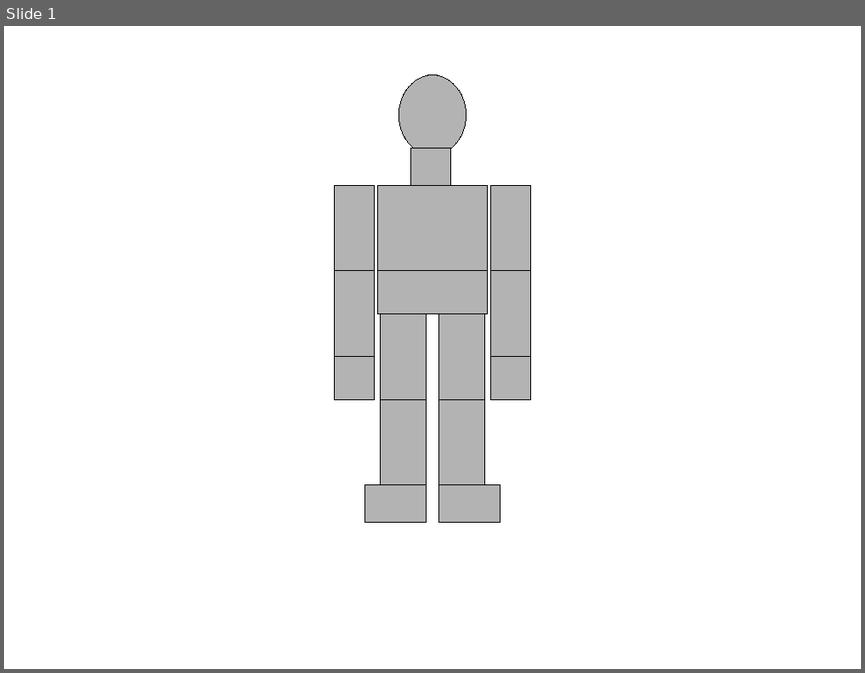
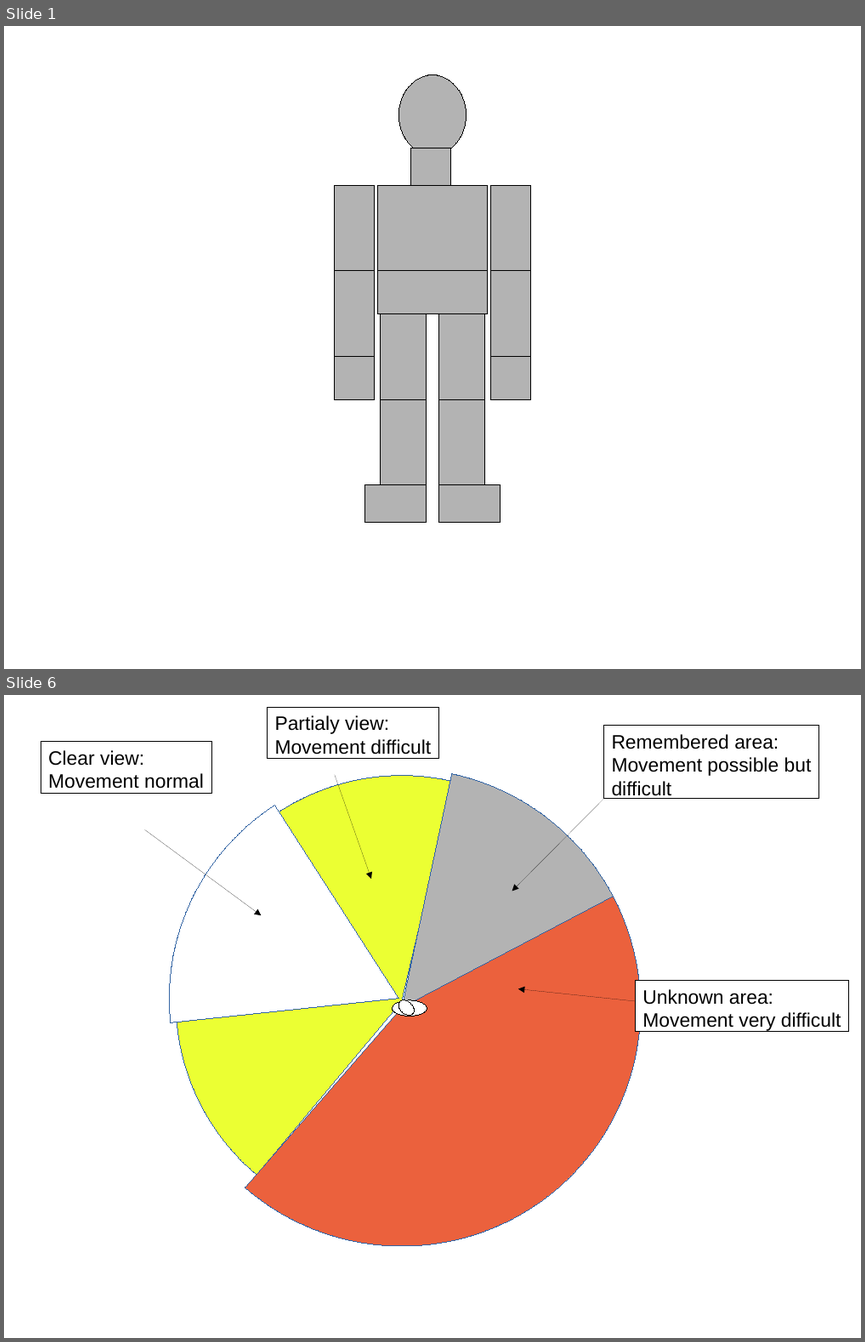
Before and after one commit to JosaiProduction/Survival, a slide deck: Documents/Game Design/Rough body schematics for hitallocation.odp. Shown one above the other, each under a label of ours: slide 1 before the commit, slides 1 and 6 after it; the slides between them are not shown. The pictures are 865x673 and 865x1342 pixels, drawn with LibreOffice and Linux fonts; fonts in the diff are those of the drawing. Boxes give left, top, right and bottom in pixels: in the first picture for what was removed or moved away, otherwise in the second. Text is boxed around its words. In the diff, an @@ line names an element or a change of style, - is before the commit and + after.

```diff
--- a/Documents/Game Design/Rough body schematics for hitallocation.odp
+++ b/Documents/Game Design/Rough body schematics for hitallocation.odp
@@ slide 6 added at box(4, 695, 861, 1338), background #FFFFFF @@
@@ freeform shape added at box(75, 695, 724, 1323), fill #FFFFFF, outline #3465A4 0 pt @@
@@ freeform shape added at box(97, 696, 707, 1306), fill #E6FF00 at 80% opacity, outline #3465A4 0 pt @@
@@ rectangle added at box(268, 708, 439, 759), fill #FFFFFF, outline #000000 0 pt, 18 pt, text #000000 @@
+Partialy view:
+Movement difficult
@@ rectangle added at box(41, 742, 211, 793), fill #FFFFFF, outline #000000 0 pt, 18 pt, text #000000 @@
+Clear view:
+Movement normal
@@ rectangle added at box(604, 726, 820, 799), fill #FFFFFF, outline #000000 0 pt, 18 pt, text #000000 @@
+Remembered area:
+Movement possible but
+difficult
@@ freeform shape added at box(164, 769, 641, 1247), fill #B3B3B3, outline #3465A4 0 pt @@
@@ freeform shape added at box(164, 768, 641, 1246), fill #EB613D, outline #3465A4 0 pt @@
@@ arrow added from (335, 774) to (371, 879), #000000 0 pt @@
@@ arrow added from (604, 799) to (512, 891), #000000 0 pt @@
@@ arrow added from (145, 829) to (262, 915), #000000 0 pt @@
@@ ellipse added at box(392, 1000, 427, 1015), fill #FFFFFF, outline #000000 0 pt @@
@@ ellipse added at box(396, 997, 418, 1018), fill #FFFFFF, outline #000000 0 pt @@
@@ arrow added from (636, 1001) to (518, 989), #000000 0 pt @@
@@ rectangle added at box(636, 981, 849, 1032), fill #FFFFFF, outline #000000 0 pt, 18 pt, text #000000 @@
+Unknown area:
+Movement very difficult
```
Also in this commit, not shown: 4 other slides added, 15 other files.
